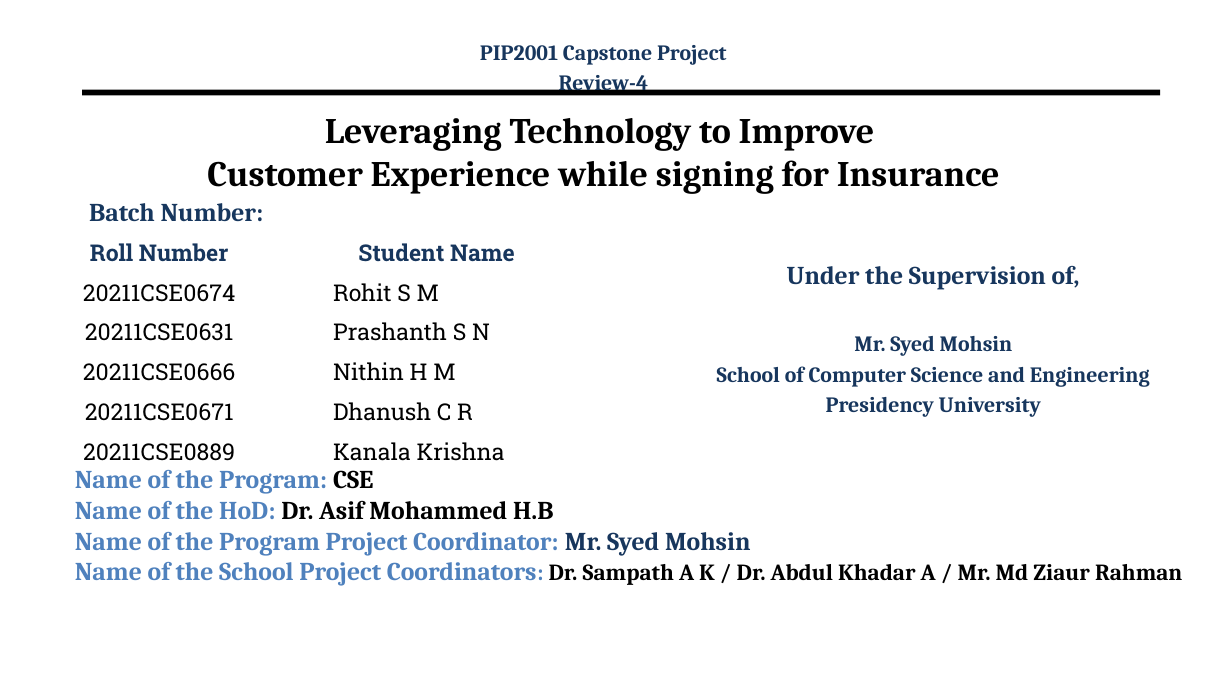
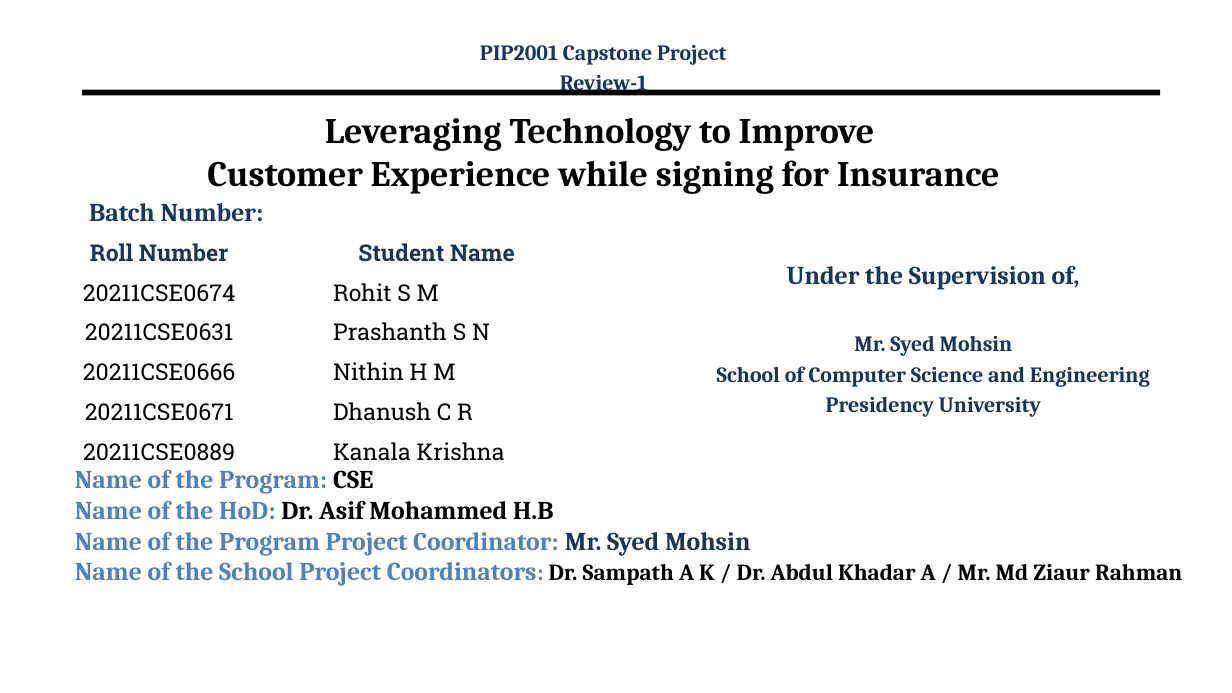
Before and after one commit to RohitM1518/PolicyLens, a slide deck: slide 1 of Documents/Review 1.pptx. Drawn at 1232x693 pixels with LibreOffice and Linux fonts; fonts in the diff are those of the drawing; background and template pictures are left out. Boxes give left, top, right and bottom in pixels: in the first picture for what was removed or moved away, otherwise in the second. Text is boxed around its words. In the diff, an @@ line names an element or a change of style, - is before the commit and + after.

```diff
--- a/Documents/Review 1.pptx
+++ b/Documents/Review 1.pptx
@@ text at box(560, 75, 647, 95): text changed @@
-Review-4
+Review-1
```
Also in this commit, not shown: 5 other files.
